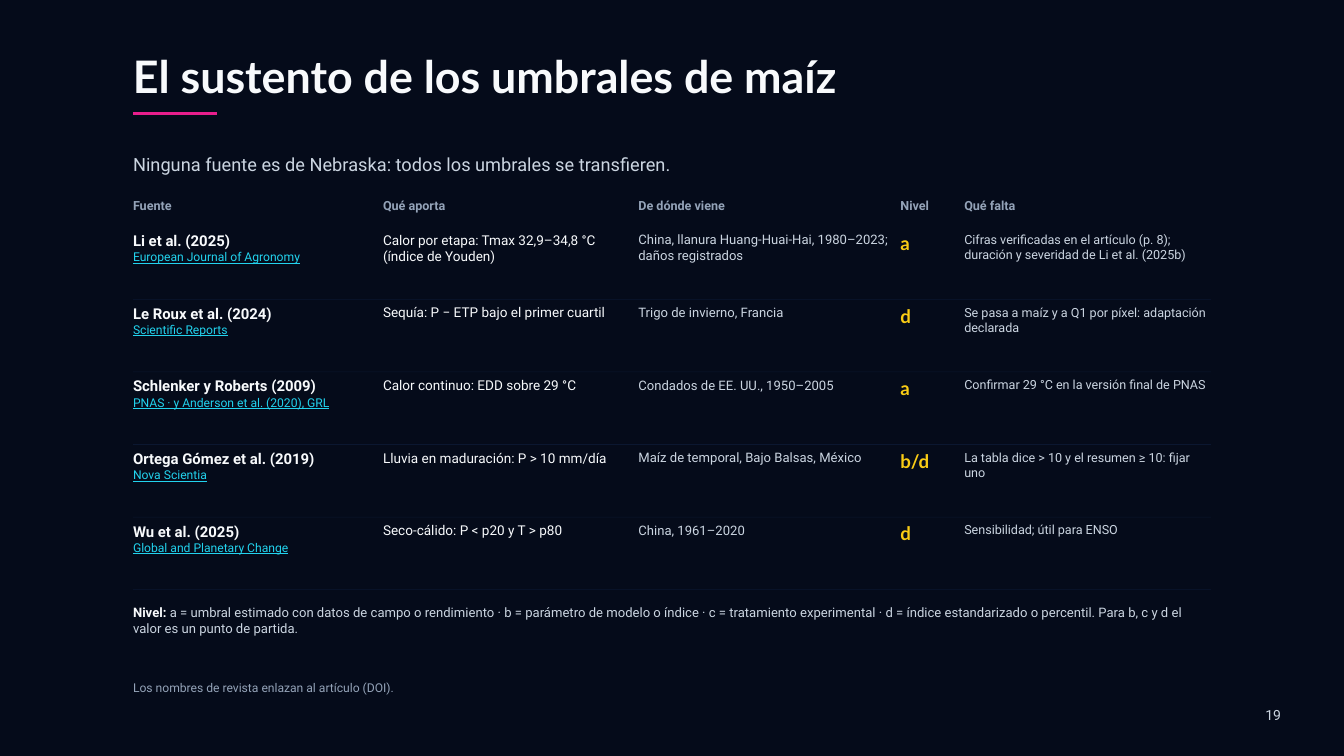
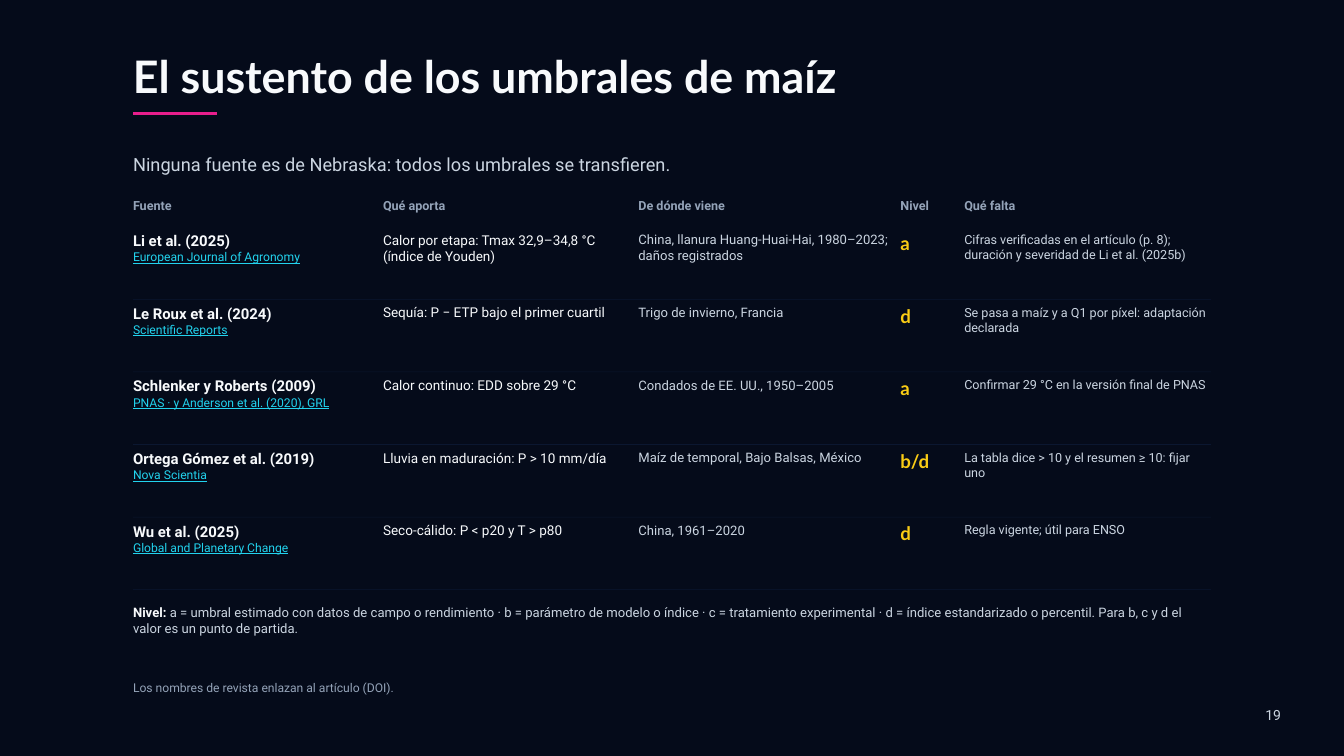
Before and after one commit to Pruizf0310/tesis-cereal-climate, a slide deck: slide 19 of presentacion/Avance_tesis.pptx. Drawn at 1344x756 pixels with LibreOffice and Linux fonts; fonts in the diff are those of the drawing. Boxes give left, top, right and bottom in pixels: in the first picture for what was removed or moved away, otherwise in the second. Text is boxed around its words. In the diff, an @@ line names an element or a change of style, - is before the commit and + after.

```diff
--- a/presentacion/Avance_tesis.pptx
+++ b/presentacion/Avance_tesis.pptx
@@ text at bbox=[964, 524, 1125, 537]: text changed @@
-Sensibilidad; útil para ENSO
+Regla vigente; útil para ENSO
```
Also in this commit, not shown: 3 other slides changed, 2 other files.
